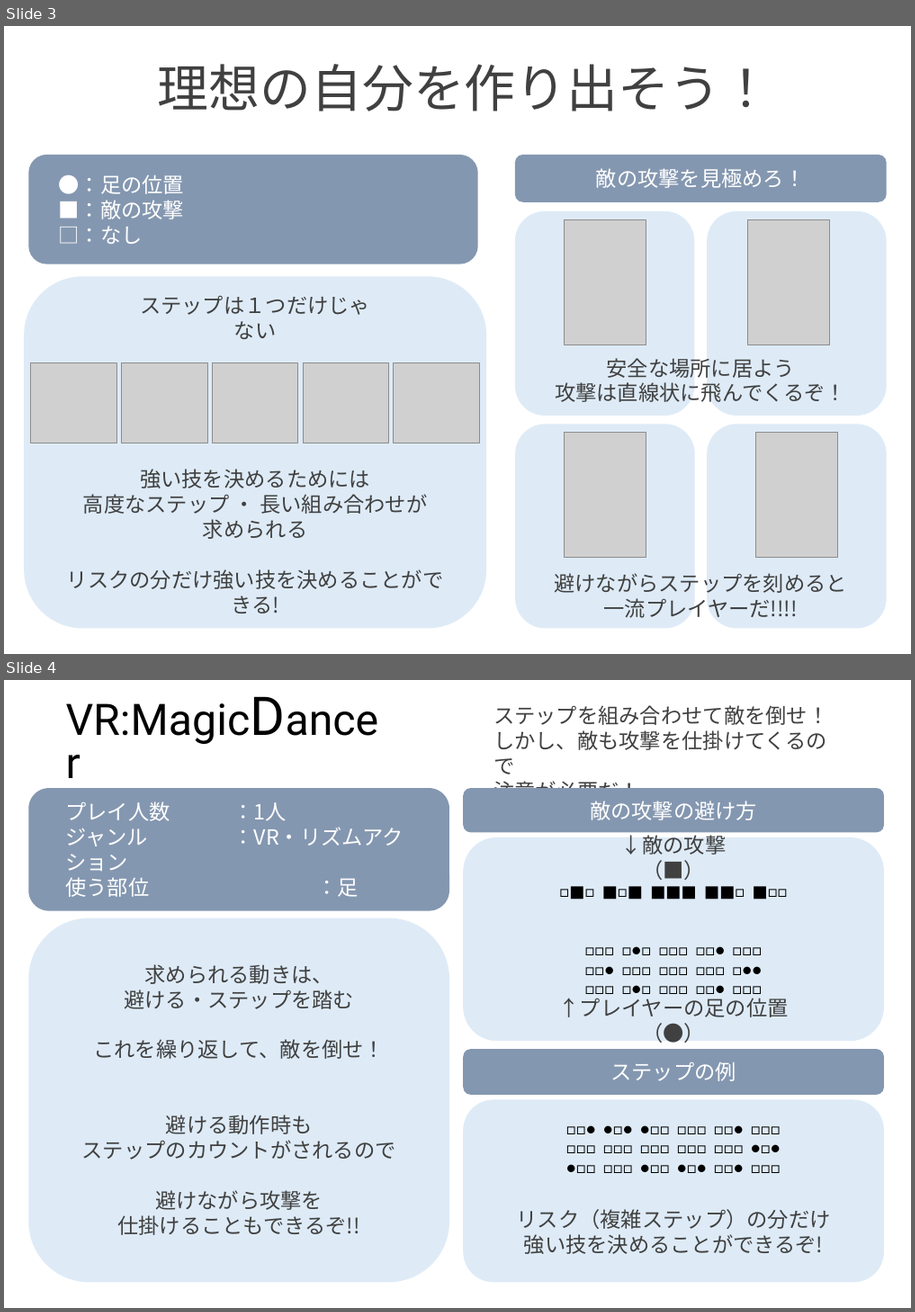
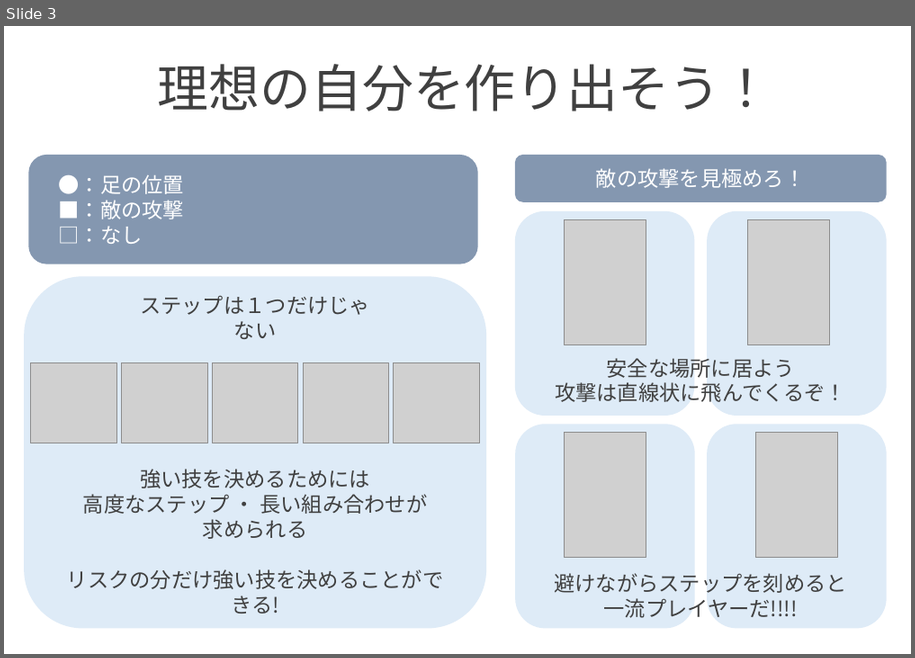
Before and after one commit to konata016/GamePlanning, a slide deck: 企画書/マジックダンサー.pptx. Shown one above the other, each under a label of ours: slides 3 and 4 before the commit, slide 3 after it. The pictures are 915x1312 and 915x658 pixels, drawn with LibreOffice and Linux fonts; fonts in the diff are those of the drawing; grey boxes stand for pictures. Boxes give left, top, right and bottom in pixels: in the first picture for what was removed or moved away, otherwise in the second. Text is boxed around its words. In the diff, an @@ line names an element or a change of style, - is before the commit and + after.

```diff
--- a/企画書/マジックダンサー.pptx
+++ b/企画書/マジックダンサー.pptx
@@ slide 4 removed at [4, 680, 911, 1308], background #FFFFFF @@
@@ text removed at [66, 703, 251, 744] @@
-VR:MagicDancer
@@ text removed at [494, 705, 828, 804] @@
-ステップを組み合わせて敵を倒せ！
-しかし、敵も攻撃を仕掛けてくるので
-注意が必要だ！
@@ rounded rectangle removed at [28, 788, 450, 911] @@
@@ text removed at [65, 802, 404, 897] @@
-プレイ人数 ：1人
-ジャンル ：VR・リズムアクション
-使う部位 ：足
@@ rounded rectangle removed at [463, 788, 884, 832] @@
@@ text removed at [590, 801, 757, 820] @@
-敵の攻撃の避け方
@@ rounded rectangle removed at [463, 838, 884, 1041] @@
@@ text removed at [621, 835, 726, 855] @@
-↓敵の攻撃（■）
@@ text removed at [522, 877, 826, 1024] @@
-□■□ ■□■ ■■■ ■■□ ■□□
-□□□ □●□ □□□ □□● □□□
-□□● □□□ □□□ □□□ □●●
-□□□ □●□ □□□ □□● □□□
@@ rounded rectangle removed at [28, 918, 450, 1282] @@
@@ text removed at [82, 964, 396, 1235] @@
-求められる動きは、
-避ける・ステップを踏む
-これを繰り返して、敵を倒せ！
-避ける動作時も
-ステップのカウントがされるので
-避けながら攻撃を
-仕掛けることもできるぞ!!
@@ text removed at [559, 998, 789, 1018] @@
-↑プレイヤーの足の位置（●）
@@ rounded rectangle removed at [463, 1049, 884, 1096] @@
@@ text removed at [611, 1062, 737, 1081] @@
-ステップの例
@@ rounded rectangle removed at [463, 1099, 884, 1282] @@
@@ text removed at [493, 1115, 856, 1182] @@
-□□● ●□● ●□□ □□□ □□● □□□
-□□□ □□□ □□□ □□□ □□□ ●□●
-●□□ □□□ ●□□ ●□● □□● □□□
@@ text removed at [517, 1209, 831, 1254] @@
-リスク（複雑ステップ）の分だけ
-強い技を決めることができるぞ!
```
Also in this commit, not shown: 1 other slide removed, 1 other file.
